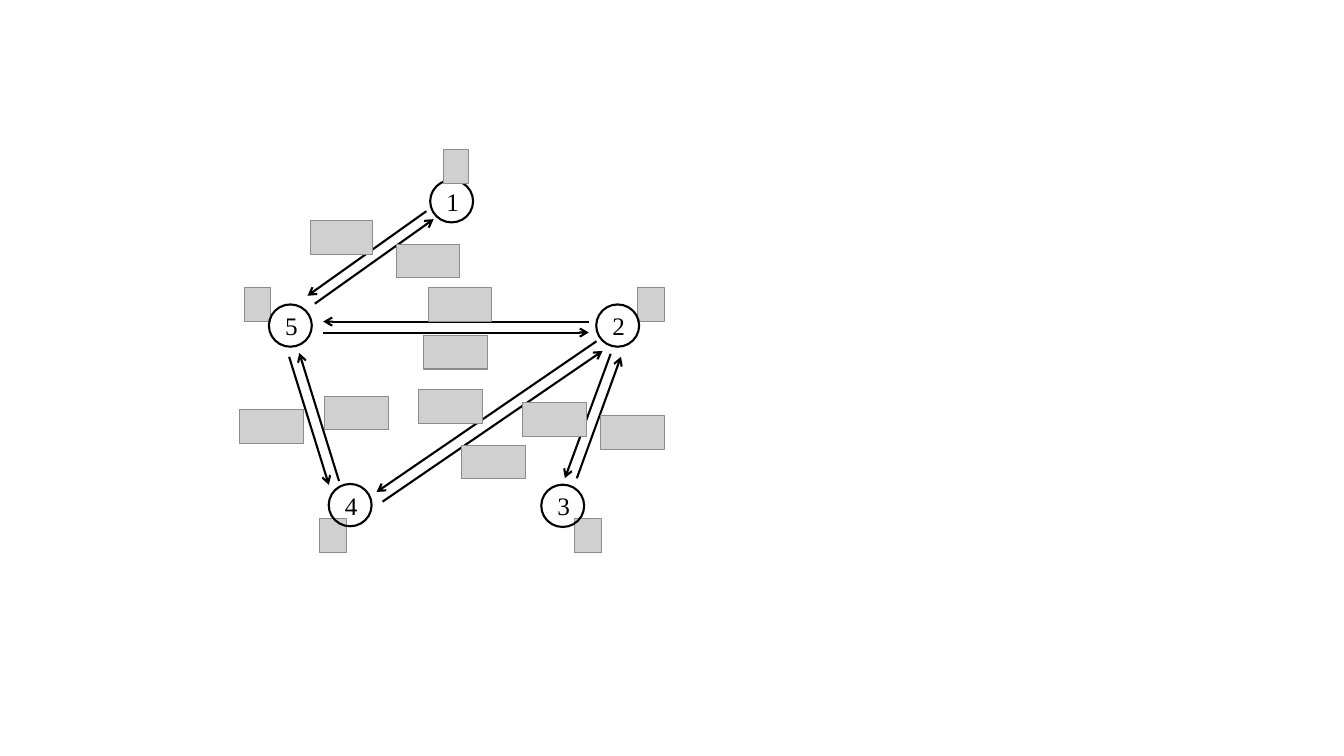
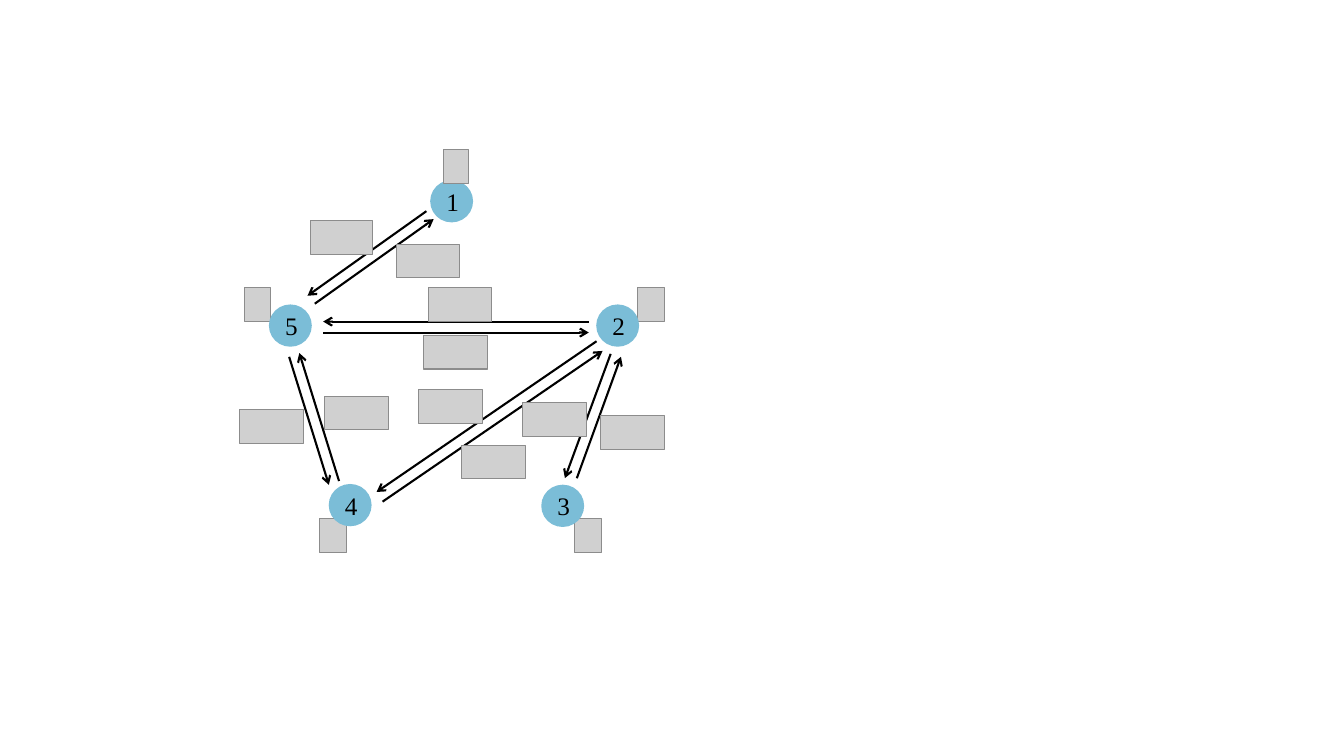
Before and after one commit to EternalLied/zjuthesis-syp, a slide deck: slide 17 of figure/大论文作图.pptx. Drawn at 1344x756 pixels with LibreOffice and Linux fonts; fonts in the diff are those of the drawing; grey boxes stand for pictures. Boxes give left, top, right and bottom in pixels: in the first picture for what was removed or moved away, otherwise in the second. Text is boxed around its words. In the diff, an @@ line names an element or a change of style, - is before the commit and + after.

```diff
--- a/figure/大论文作图.pptx
+++ b/figure/大论文作图.pptx
@@ fill none to #7BBDD7; outline #000000 1.5 pt to none in 5 elements at [431, 180, 474, 223], [597, 304, 640, 347], [541, 485, 585, 527], [329, 484, 372, 526], [269, 304, 313, 347] @@
```
Also in this commit, not shown: 1 other slide changed, 1 slide added, 24 other files.
